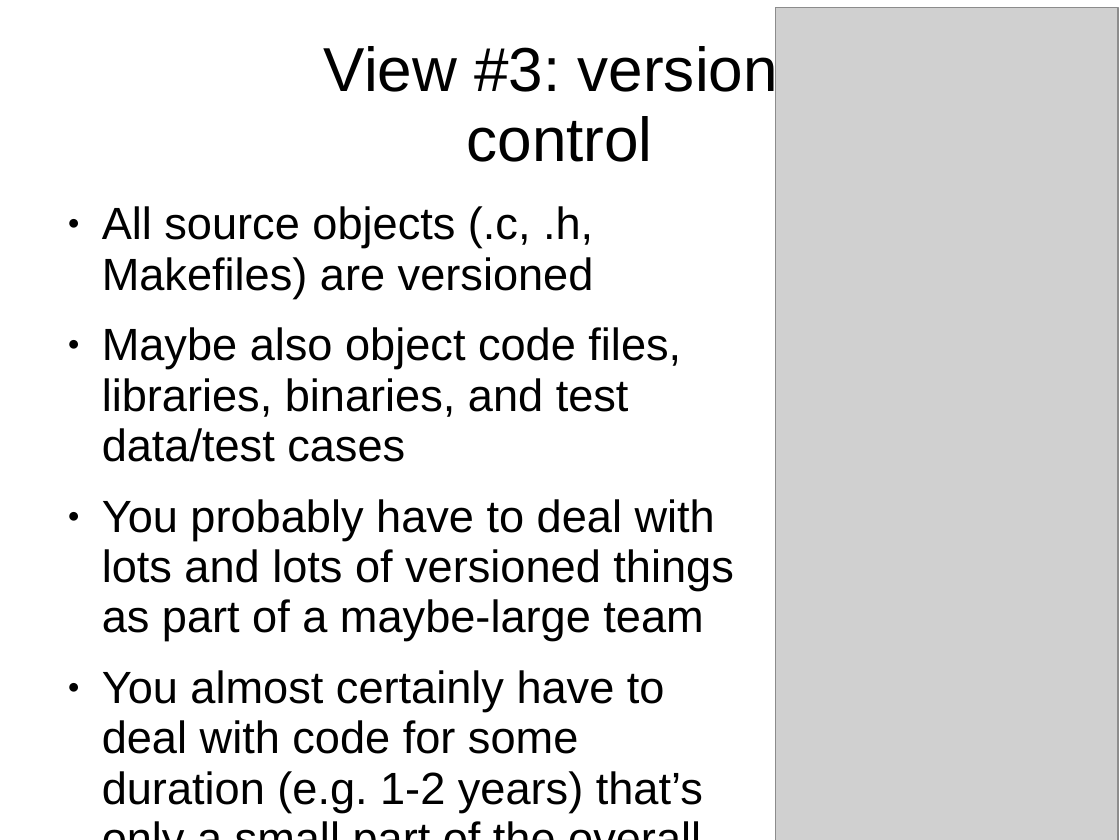
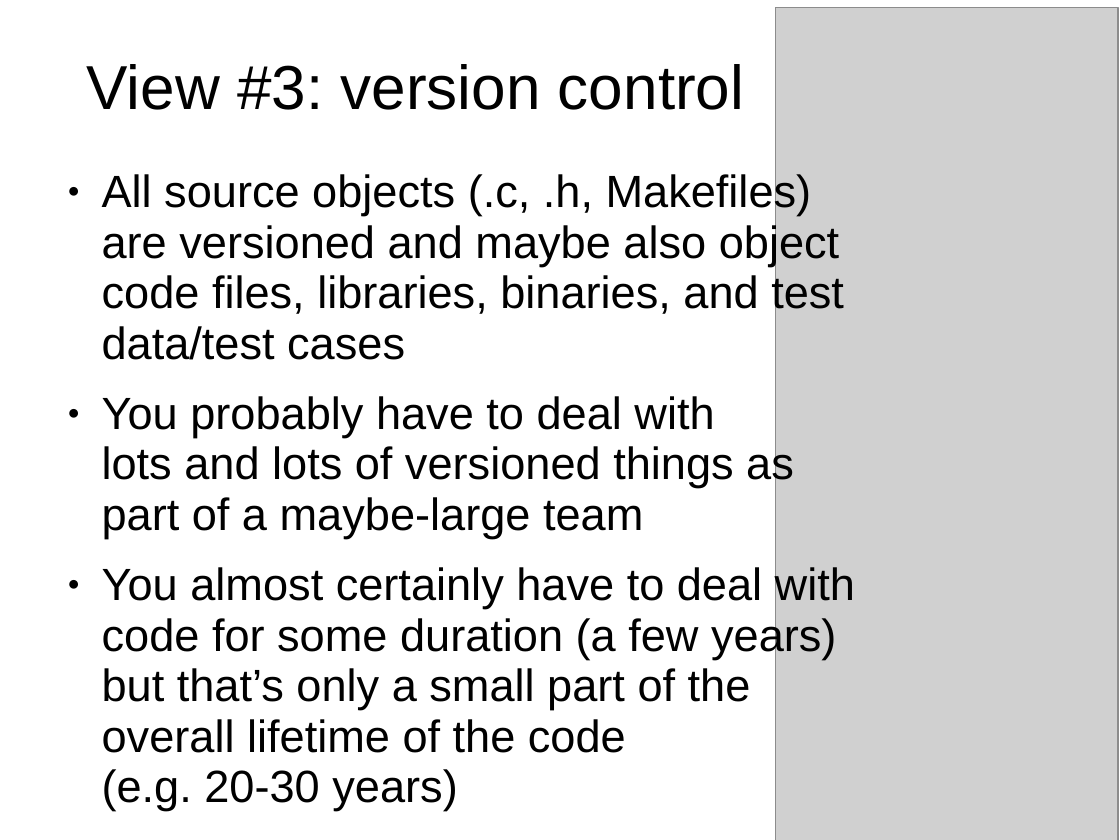
Before and after one commit to sftcd/cs2014, a slide deck: slide 5 of lectures/c-programming.ppt. Drawn at 1120x840 pixels with LibreOffice and Linux fonts; fonts in the diff are those of the drawing; grey boxes stand for pictures. Boxes give left, top, right and bottom in pixels: in the first picture for what was removed or moved away, otherwise in the second. Text is boxed around its words. In the diff, an @@ line names an element or a change of style, - is before the commit and + after.

```diff
--- a/lectures/c-programming.ppt
+++ b/lectures/c-programming.ppt
@@ title "View #3: version control" rewrapped from box(324, 42, 778, 162) to box(87, 64, 744, 110) @@
@@ text "All source objects (.c, .h, ...": place and size @@
-text "All source objects (.c, .h, ..." at box(102, 206, 733, 812)
+text "All source objects (.c, .h, ..." at box(102, 172, 855, 811)
@@ text at box(102, 172, 844, 360): text changed @@
-● All source objects (.c, .h, Makefiles) are versioned
-● Maybe also object code files, libraries, binaries, and test data/test cases
+● All source objects (.c, .h, Makefiles) are versioned and maybe also object code files, libraries, binaries, and test
+  data/test cases
@@ text at box(102, 565, 855, 811): text changed @@
-● You almost certainly have to deal with code for some duration (e.g. 1-2 years) that’s only a small part of the overall lifetime of the code (e.g. 20-30 years)
+● You almost certainly have to deal with code for some duration (a few years) but that’s only a small part of the overall lifetime of the code
+  (e.g. 20-30 years)
```
Also in this commit, not shown: 4 other slides changed, 3 other files.
